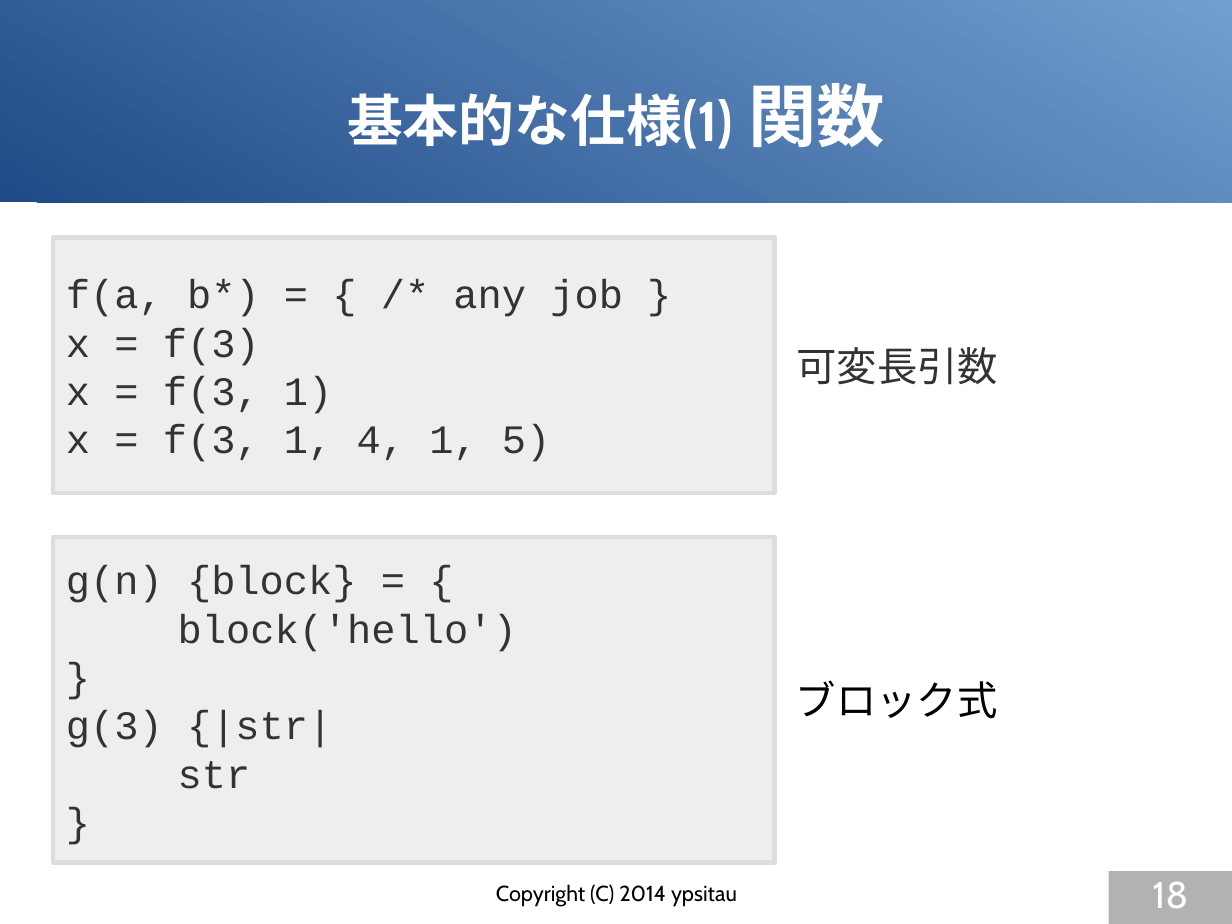
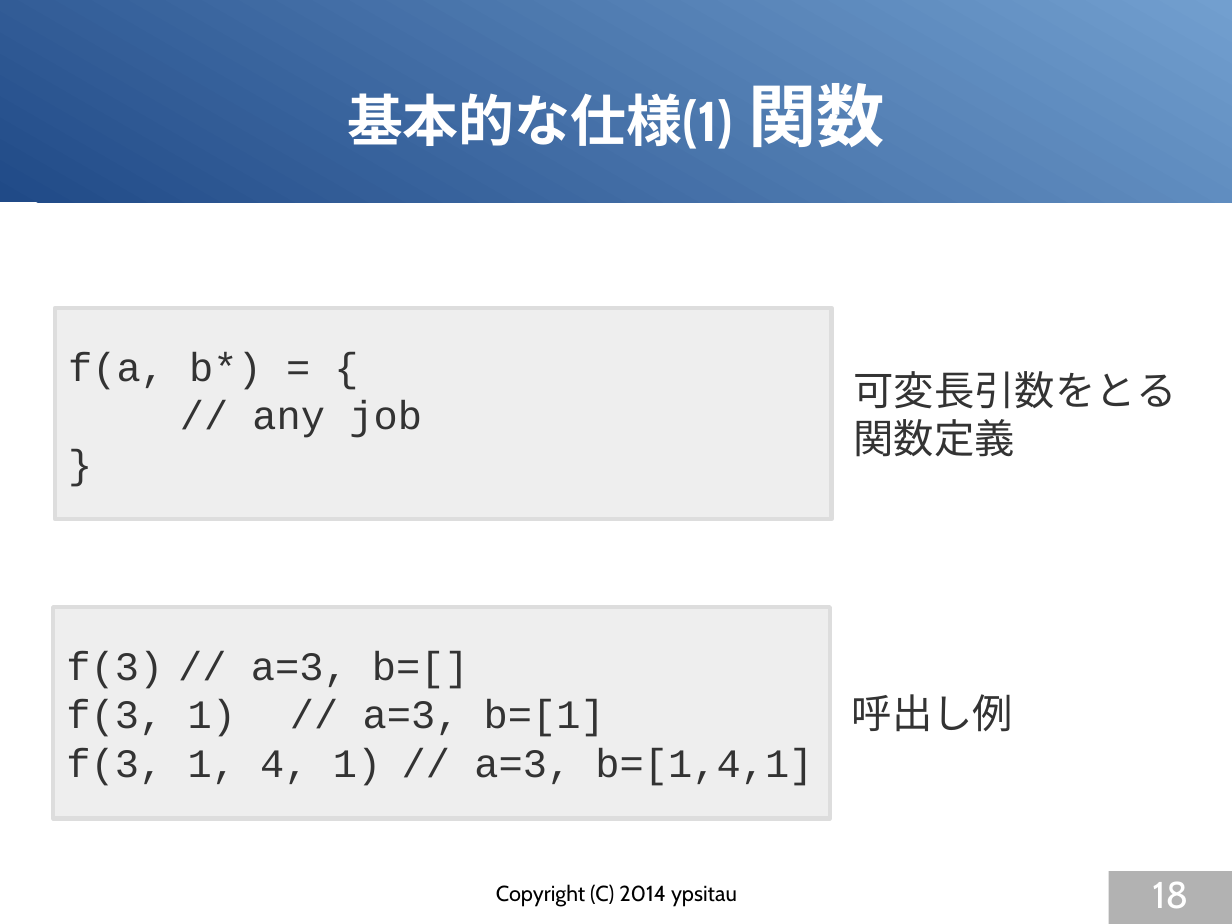
Before and after one commit to gura-lang/gura-doc, a slide deck: slide 18 of presentation/gura-introduction.odp. Drawn at 1232x924 pixels with LibreOffice and Linux fonts; fonts in the diff are those of the drawing. Boxes give left, top, right and bottom in pixels: in the first picture for what was removed or moved away, otherwise in the second. Text is boxed around its words. In the diff, an @@ line names an element or a change of style, - is before the commit and + after.

Commit message:
updated presentation

```diff
--- a/presentation/gura-introduction.odp
+++ b/presentation/gura-introduction.odp
@@ rectangle "f(a, b*) = {": place and size @@
-rectangle "f(a, b*) = {" at [53, 238, 775, 493]
+rectangle "f(a, b*) = {" at [55, 309, 832, 520]
@@ text in rectangle at [68, 352, 422, 438]: text changed @@
-f(a, b*) = { /* any job }
-x = f(3)
-x = f(3, 1)
-x = f(3, 1, 4, 1, 5)
+f(a, b*) = {
+// any job
+}
@@ text at [853, 371, 1176, 457]: text changed @@
-可変長引数
+可変長引数をとる
+関数定義
@@ rectangle removed at [53, 537, 775, 862] @@
-g(n) {block} = {
-block('hello')
-}
-g(3) {|str|
-str
-}
@@ rectangle added at [54, 607, 831, 818], fill #EEEEEE, outline #DDDDDD 2.83 pt, 26 pt, text #333333 @@
+f(3) // a=3, b=[]
+f(3, 1) // a=3, b=[1]
+f(3, 1, 4, 1) // a=3, b=[1,4,1]
@@ text removed at [796, 680, 998, 719] @@
-ブロック式
@@ text added at [852, 694, 1013, 732], 26 pt, text #333333 @@
+呼出し例
```
Also in this commit, not shown: 7 other slides changed, 2 slides added, 1 slide removed.
